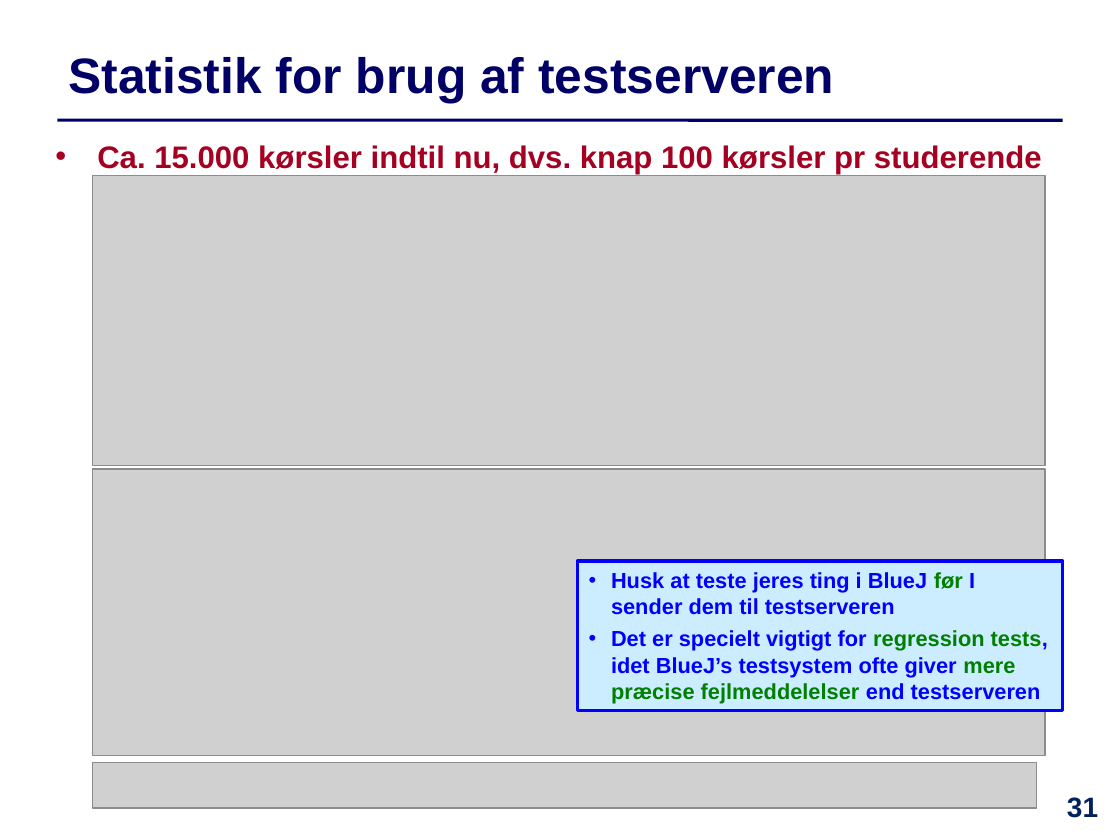
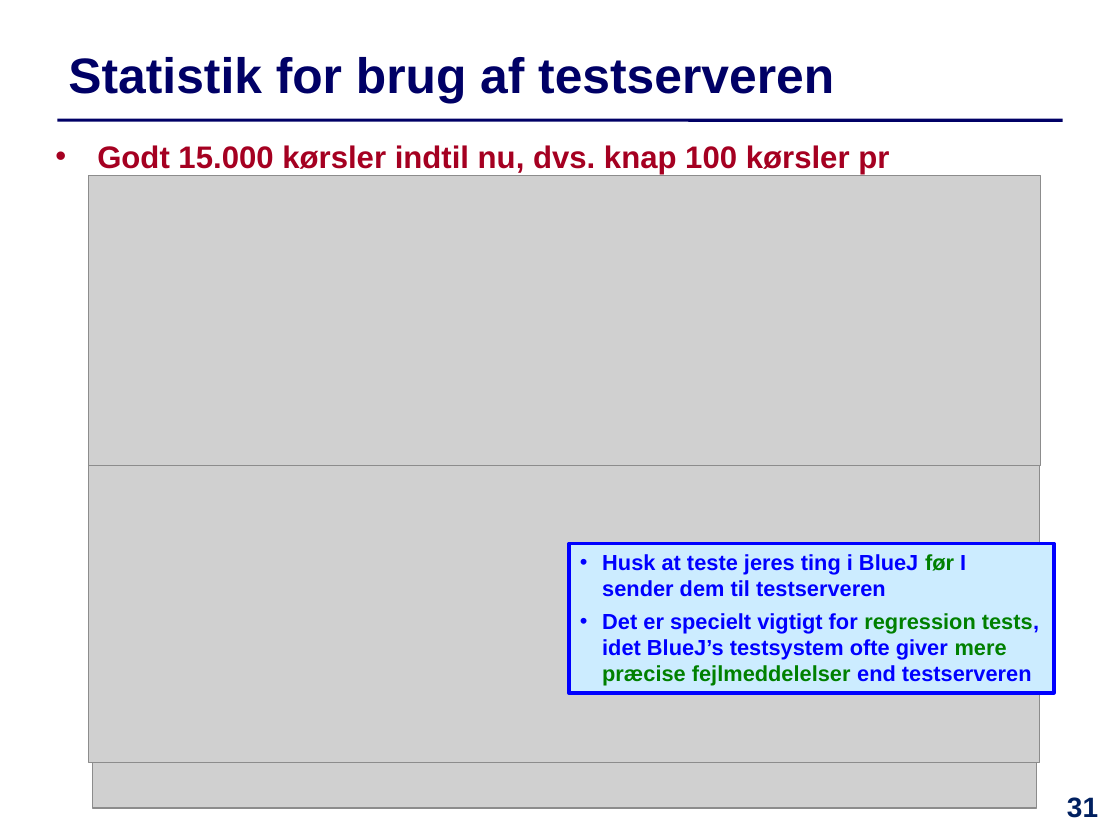
Before and after one commit to IntProgAU/Materiale, a slide deck: slide 31 of web/e24/uge_13/Slides-Uge13.pptx. Drawn at 1120x840 pixels with LibreOffice and Linux fonts; fonts in the diff are those of the drawing; grey boxes stand for pictures. Boxes give left, top, right and bottom in pixels: in the first picture for what was removed or moved away, otherwise in the second. Text is boxed around its words. In the diff, an @@ line names an element or a change of style, - is before the commit and + after.

```diff
--- a/web/e24/uge_13/Slides-Uge13.pptx
+++ b/web/e24/uge_13/Slides-Uge13.pptx
@@ text at [97, 145, 889, 174]: text changed @@
-  • Ca. 15.000 kørsler indtil nu, dvs. knap 100 kørsler pr studerende
+  • Godt 15.000 kørsler indtil nu, dvs. knap 100 kørsler pr studerende
@@ picture: place and size @@
-picture at [93, 176, 1045, 466]
+picture at [88, 176, 1040, 466]
@@ picture: place and size @@
-picture at [93, 469, 1045, 756]
+picture at [88, 460, 1039, 763]
@@ rectangle "Husk at teste jeres ting ...": place and size @@
-rectangle "Husk at teste jeres ting ..." at [578, 561, 1063, 711]
+rectangle "Husk at teste jeres ting ..." at [569, 543, 1054, 693]
```
Also in this commit, not shown: 1 other file.
